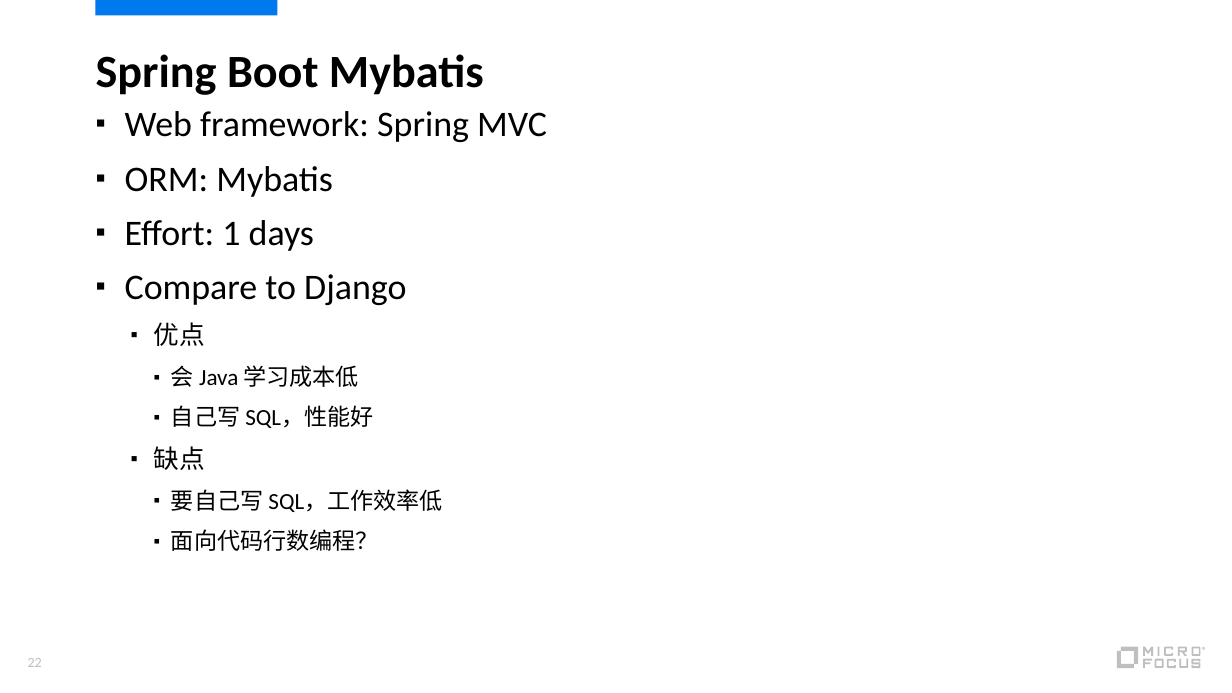
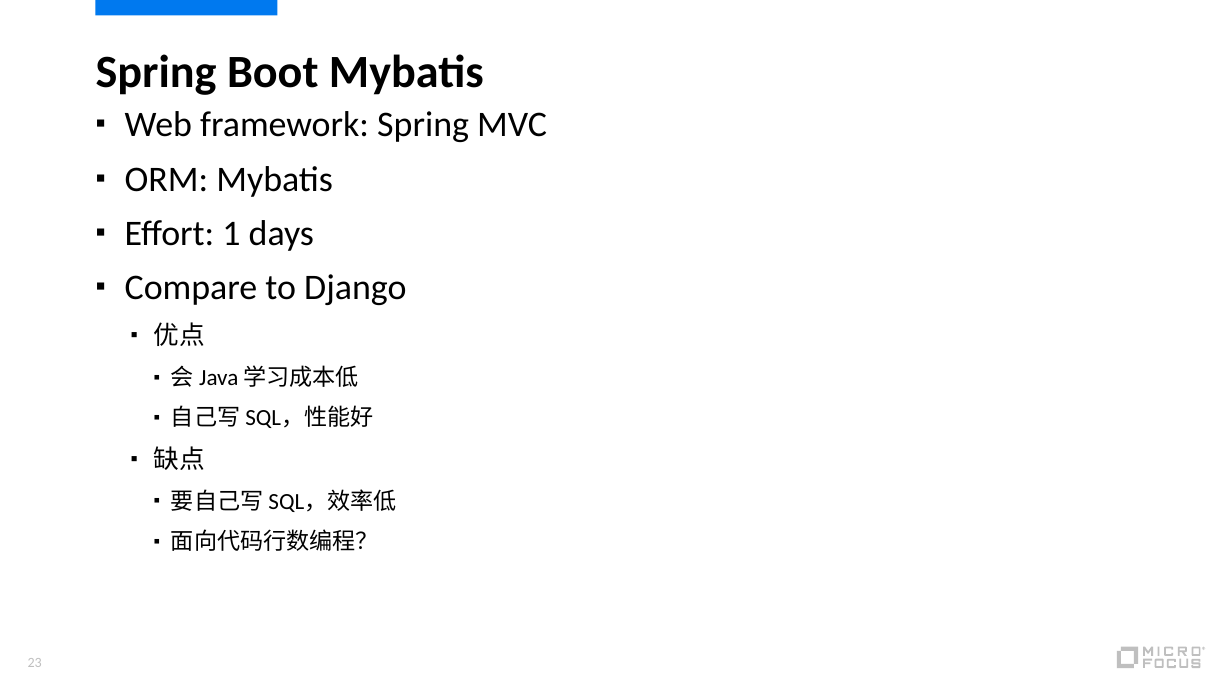
Before and after one commit to qiaoxun/django-springboot-compare, a slide deck: slide 23 of Django1.pptx (slide 22 before the commit). Drawn at 1232x693 pixels with LibreOffice and Linux fonts; fonts in the diff are those of the drawing. Boxes give left, top, right and bottom in pixels: in the first picture for what was removed or moved away, otherwise in the second. Text is boxed around its words. In the diff, an @@ line names an element or a change of style, - is before the commit and + after.

```diff
--- a/Django1.pptx
+++ b/Django1.pptx
@@ text at <box>171,489,396,512</box>: text changed @@
-    ▪ 要自己写 SQL，工作效率低
+    ▪ 要自己写 SQL，效率低
```
Also in this commit, not shown: 1 other slide changed, 1 slide added, 1 other file.
